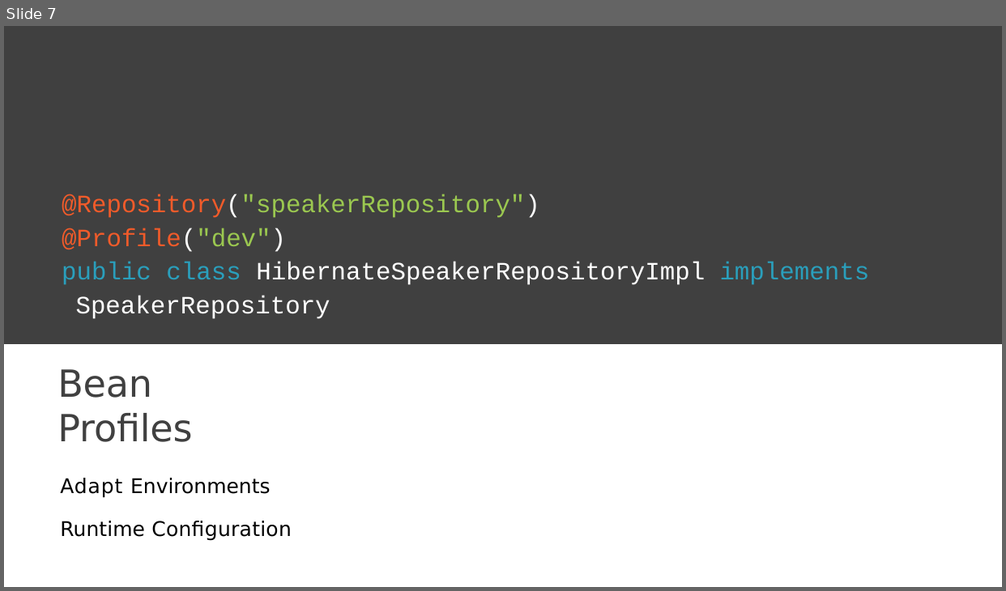
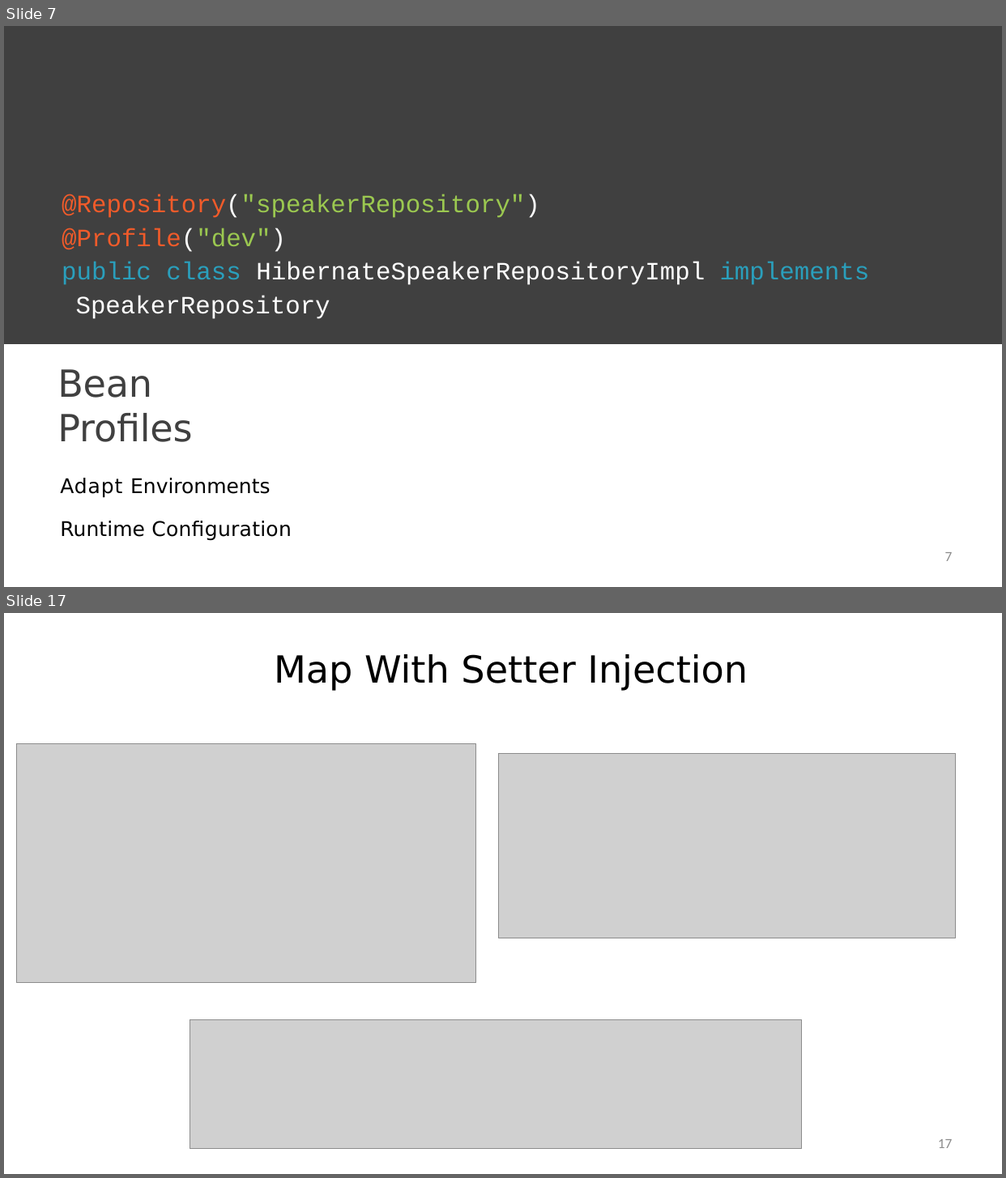
Before and after one commit to StevenJoseph19/JEE-DevOps, a slide deck: 2. Spring 5.0/Day 3/Slides/7. Advanced Bean Configuration/advanced-bean-configuration.pptx. Shown one above the other, each under a label of ours: slide 7 before the commit, slides 7 and 17 after it; the slides between them are not shown. The pictures are 1006x591 and 1006x1178 pixels, drawn with LibreOffice and Linux fonts; fonts in the diff are those of the drawing; grey boxes stand for pictures; background and template pictures are left out. Boxes give left, top, right and bottom in pixels: in the first picture for what was removed or moved away, otherwise in the second. Text is boxed around its words. In the diff, an @@ line names an element or a change of style, - is before the commit and + after.

```diff
--- a/2. Spring 5.0/Day 3/Slides/7. Advanced Bean Configuration/advanced-bean-configuration.pptx
+++ b/2. Spring 5.0/Day 3/Slides/7. Advanced Bean Configuration/advanced-bean-configuration.pptx
@@ slide 17 added at (4,613,1002,1174), background #FFFFFF @@
@@ title added at (274,654,748,691), 48 pt, text #000000 @@
+Map With Setter Injection
@@ picture added at (16,743,475,982) @@
@@ picture added at (498,753,955,938) @@
@@ picture added at (189,1020,802,1149) @@
@@ page number added at (938,1139,953,1148), 18 pt, text #8C8C8C @@
+17
@@ slide 7 changed as well @@
@@ page number added at (945,552,953,561), 18 pt, text #8C8C8C @@
+7
```
Also in this commit, not shown: 7 other slides changed, 10 other slides added, 38 other files.
